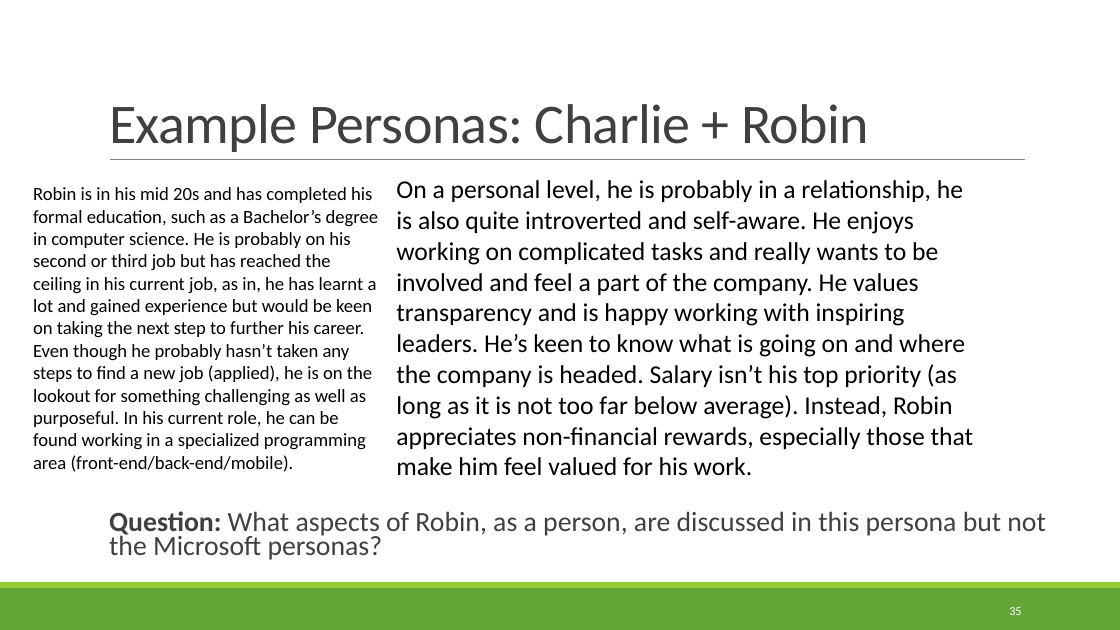
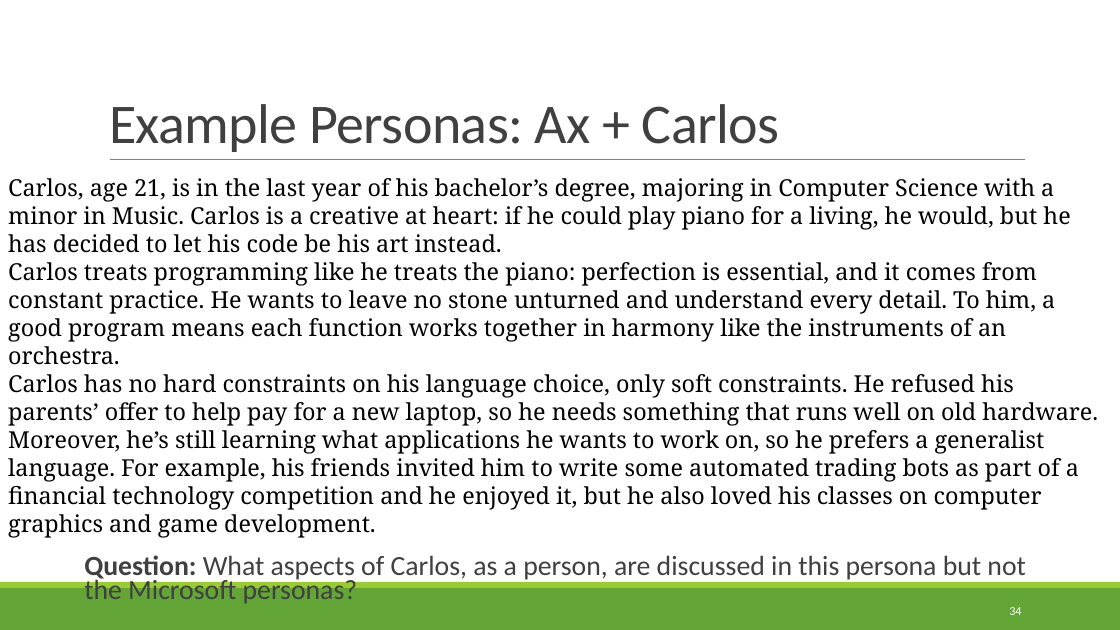
Before and after one commit to rbohrer/pl-course, a slide deck: slide 34 of LectureSlides/08Design1.pptx (slide 35 before the commit). Drawn at 1120x630 pixels with LibreOffice and Linux fonts; fonts in the diff are those of the drawing. Boxes give left, top, right and bottom in pixels: in the first picture for what was removed or moved away, otherwise in the second. Text is boxed around its words. In the diff, an @@ line names an element or a change of style, - is before the commit and + after.

```diff
--- a/LectureSlides/08Design1.pptx
+++ b/LectureSlides/08Design1.pptx
@@ title at (x1=109, y1=104, x2=780, y2=152): text changed @@
-Example Personas: Charlie + Robin
+Example Personas: Ax + Carlos
@@ text at (x1=8, y1=178, x2=1098, y2=538): text changed; size 22 to 20 pt; font Calibri to Noto Serif @@
-On a personal level, he is probably in a relationship, he is also quite introverted and self-aware. He enjoys working on complicated tasks and really wants to be involved and feel a part of the company. He values transparency and is happy working with inspiring leaders. He’s keen to know what is going on and where the company is headed. Salary isn’t his top priority (as long as it is not too far below average). Instead, Robin appreciates non-financial rewards, especially those that make him feel valued for his work.
+Carlos, age 21, is in the last year of his bachelor’s degree, majoring in Computer Science with a minor in Music. Carlos is a creative at heart: if he could play piano for a living, he would, but he has decided to let his code be his art instead.
+Carlos treats programming like he treats the piano: perfection is essential, and it comes from constant practice. He wants to leave no stone unturned and understand every detail. To him, a good program means each function works together in harmony like the instruments of an orchestra.
+Carlos has no hard constraints on his language choice, only soft constraints. He refused his parents’ offer to help pay for a new laptop, so he needs something that runs well on old hardware. Moreover, he’s still learning what applications he wants to work on, so he prefers a generalist language. For example, his friends invited him to write some automated trading bots as part of a financial technology competition and he enjoyed it, but he also loved his classes on computer graphics and game development.
@@ text removed at (x1=33, y1=187, x2=379, y2=472) @@
-Robin is in his mid 20s and has completed his formal education, such as a Bachelor’s degree in computer science. He is probably on his second or third job but has reached the ceiling in his current job, as in, he has learnt a lot and gained experience but would be keen on taking the next step to further his career. Even though he probably hasn’t taken any steps to find a new job (applied), he is on the lookout for something challenging as well as purposeful. In his current role, he can be found working in a specialized programming area (front-end/back-end/mobile).
@@ text at (x1=84, y1=555, x2=1025, y2=604): text changed @@
-  Question: What aspects of Robin, as a person, are discussed in this persona but not the Microsoft personas?
+  Question: What aspects of Carlos, as a person, are discussed in this persona but not the Microsoft personas?
@@ page number at (x1=1009, y1=607, x2=1021, y2=615): text changed @@
-35
+34
```
Also in this commit, not shown: 1 other slide changed, 1 slide added, 2 slides removed.
